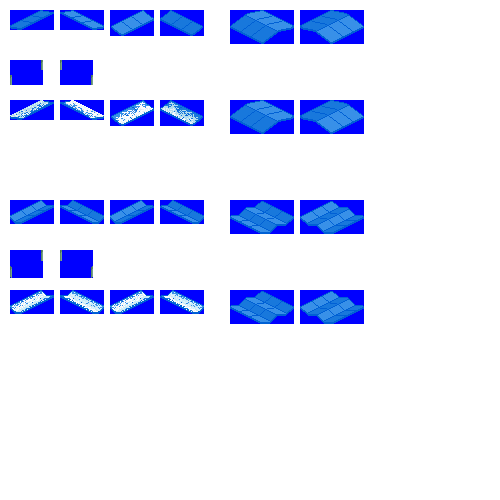
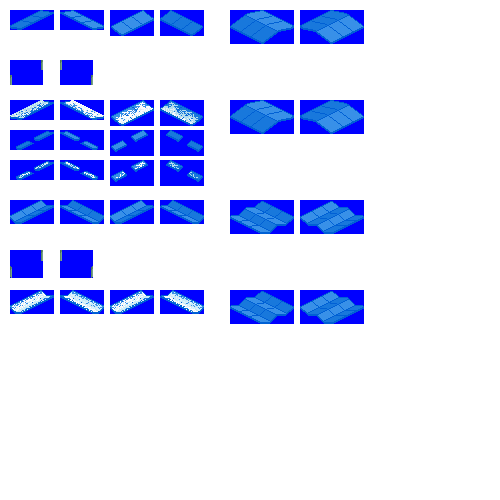
Layer changes from the first w=500, h=500 image to the second:
painted on "roofs" over [16, 130, 203, 182]
painted on "bg" over [10, 130, 204, 186]
